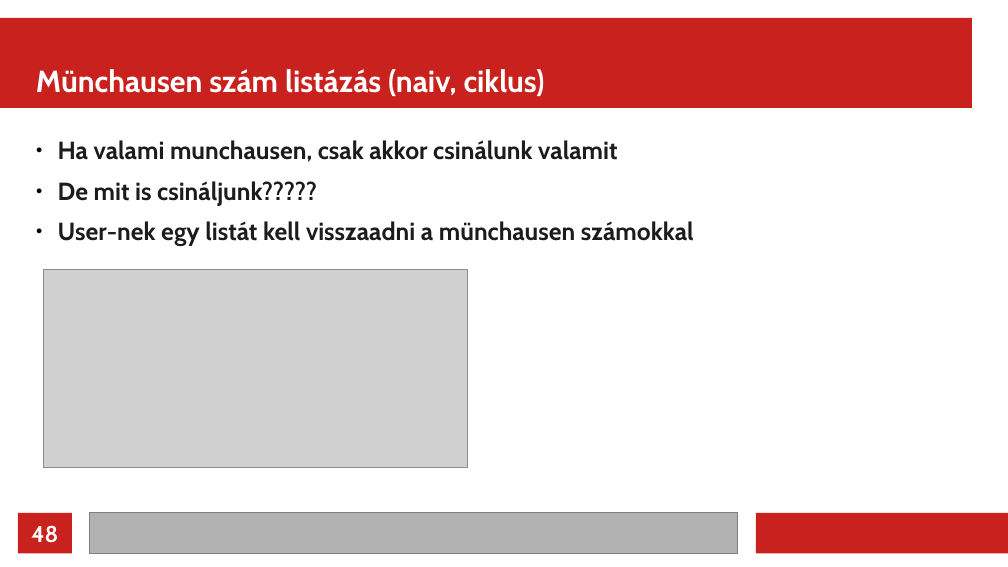
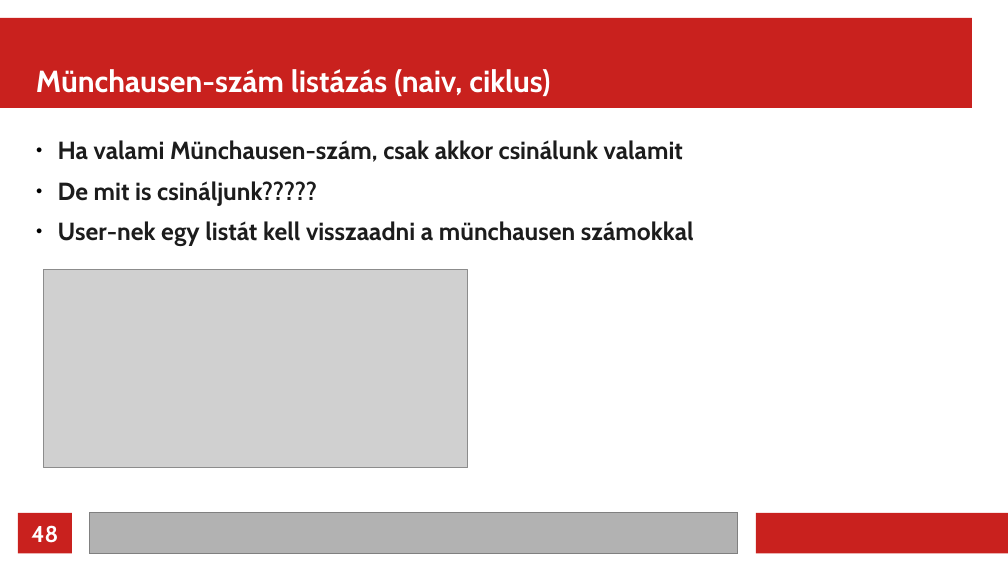
Before and after one commit to rkeeves/munchausen, a slide deck: slide 48 of presentation/munchausen_basic.odp. Drawn at 1008x567 pixels with LibreOffice and Linux fonts; fonts in the diff are those of the drawing; grey boxes stand for pictures. Boxes give left, top, right and bottom in pixels: in the first picture for what was removed or moved away, otherwise in the second. Text is boxed around its words. In the diff, an @@ line names an element or a change of style, - is before the commit and + after.

```diff
--- a/presentation/munchausen_basic.odp
+++ b/presentation/munchausen_basic.odp
@@ title at [36,69,550,96]: text changed @@
-Münchausen szám listázás (naiv, ciklus)
+Münchausen-szám listázás (naiv, ciklus)
@@ text at [58,140,683,162]: text changed @@
-● Ha valami munchausen, csak akkor csinálunk valamit
+● Ha valami Münchausen-szám, csak akkor csinálunk valamit
```
Also in this commit, not shown: 90 other slides changed, 3 other files.
